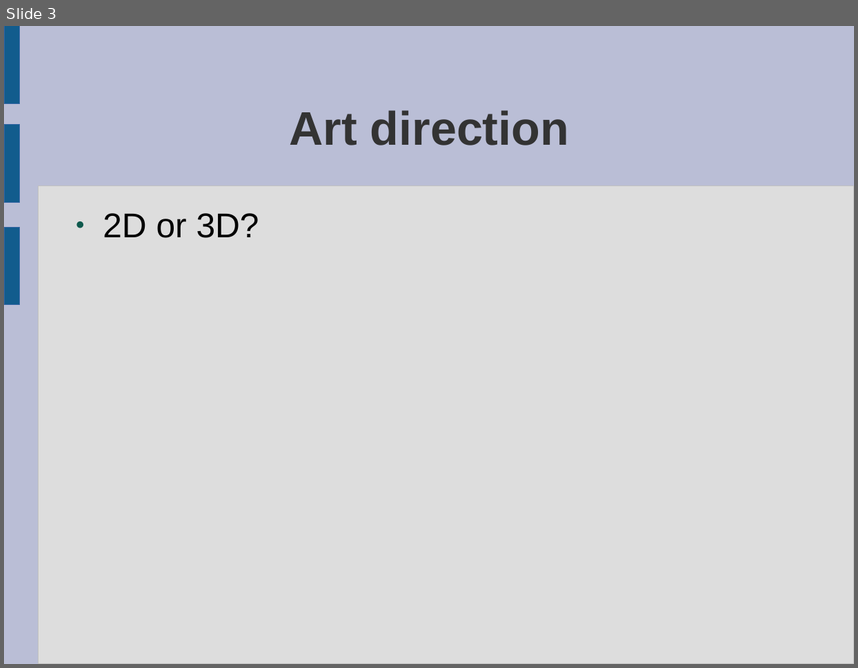
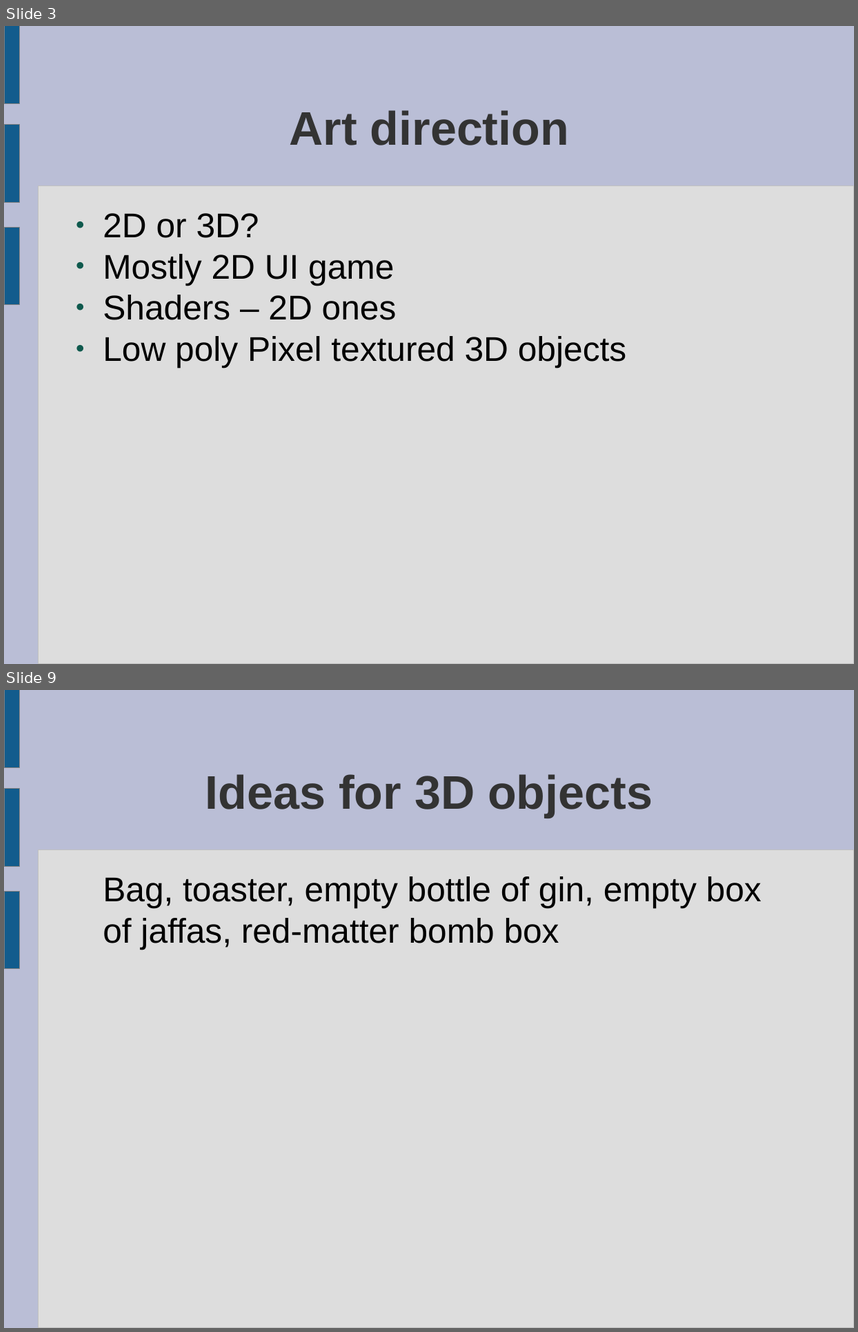
Before and after one commit to ktosox/JingleGameJam2024, a slide deck: GDD.odp. Shown one above the other, each under a label of ours: slide 3 before the commit, slides 3 and 9 after it; the slides between them are not shown. The pictures are 858x668 and 858x1332 pixels, drawn with LibreOffice and Linux fonts; fonts in the diff are those of the drawing. Boxes give left, top, right and bottom in pixels: in the first picture for what was removed or moved away, otherwise in the second. Text is boxed around its words. In the diff, an @@ line names an element or a change of style, - is before the commit and + after.

Commit message:
added a window for rotating 3D objects
also GDD stuff

```diff
--- a/GDD.odp
+++ b/GDD.odp
@@ slide 9 added at bbox=[4, 690, 854, 1328], background #BABED6; not listed: 4 template elements that a slide beside it also shows @@
@@ title added at bbox=[205, 774, 653, 818], 44 pt, text #333333, bold @@
+Ideas for 3D objects
@@ text added at bbox=[103, 876, 762, 949], 32 pt, text #000000 @@
+Bag, toaster, empty bottle of gin, empty box of jaffas, red-matter bomb box
@@ slide 3 changed as well @@
@@ outline #3465A4 0 pt to #808080 0 pt in 3 elements at bbox=[4, 26, 19, 103], bbox=[4, 227, 19, 303], bbox=[4, 125, 19, 202] @@
@@ text at bbox=[103, 254, 626, 367]: paragraphs added @@
+● Mostly 2D UI game
+● Shaders – 2D ones
+● Low poly Pixel textured 3D objects
```
Also in this commit, not shown: 2 other slides changed, 5 other slides added, 3 other files.
